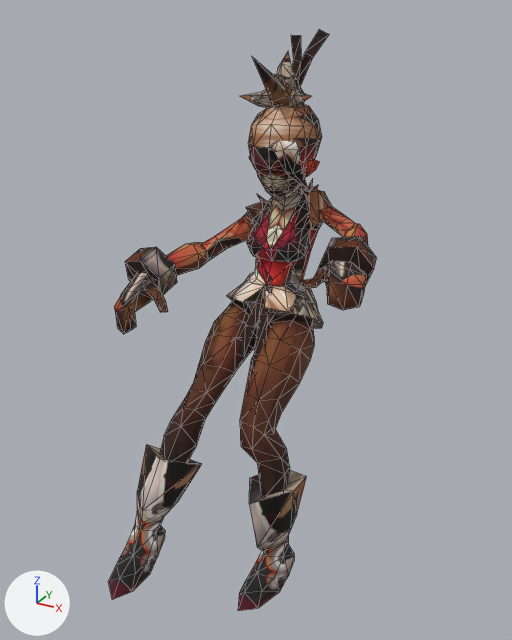
The OBJ model Resource/Player/Animation/Dead/Dead (3).obj, before and after one commit.
Camera for both pictures: a 50 mm camera at (97.5, -155.4, 214.0) aimed at (-1.1, 23.9, 124.4). Every picture has the same lights, and +X, +Y and +Z are marked at lower left. Mesh edges are drawn as thin lines. Where no turn or scale is listed for an object, it has been applied to the vertices. Vertices at the same position are counted once.

Names of what the first picture shows: 'Fighter_01'.
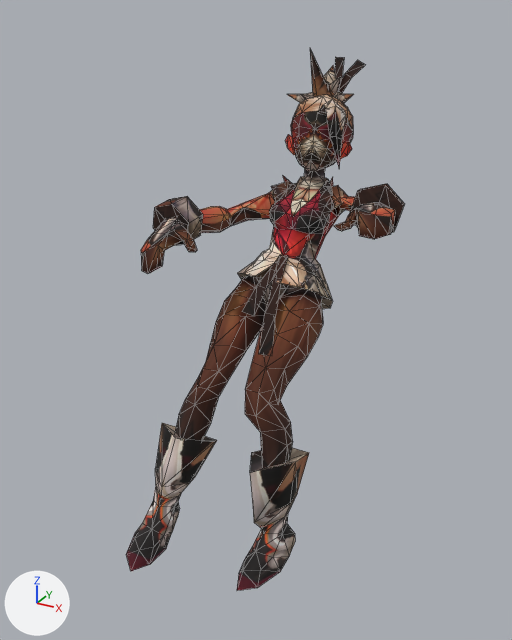
Changed parts and their boxes (x1, y1, x2, y2) in the pictures (512 x 640 px; the box of a moved part takes in the faces that stretch with it):
'Fighter_01', reshaped (7% shorter): before (109, 29, 376, 611); after (126, 49, 404, 590)
part 1 of me_fighter_01, moved or reshaped: before (300, 260, 366, 310); after (334, 202, 395, 239)
part 2 of me_fighter_01, moved or reshaped: before (125, 247, 177, 295); after (153, 196, 203, 245)
part 3 of me_fighter_01, moved or reshaped: before (114, 272, 168, 334); after (141, 218, 197, 274)
part 4 of me_fighter_01, moved or reshaped: before (305, 159, 320, 177); after (340, 142, 352, 159)
part 5 of me_fighter_01, moved or reshaped (not visible before): after (285, 134, 295, 155)
part 6 of me_fighter_01, moved or reshaped: before (298, 29, 329, 87); after (339, 60, 365, 94)
part 7 of me_fighter_01, moved or reshaped: before (291, 35, 301, 83); after (335, 57, 344, 88)
part 8 of me_fighter_01, moved or reshaped: before (286, 74, 297, 88); after (330, 76, 341, 93)
part 9 of me_fighter_01, moved or reshaped: before (254, 97, 273, 108); after (301, 94, 314, 99)
part 10 of me_fighter_01, moved or reshaped: before (269, 140, 308, 190); after (318, 100, 346, 167)
part 11 of me_fighter_01, moved or reshaped: before (238, 470, 307, 611); after (237, 448, 309, 590)
part 12 of me_fighter_01, moved or reshaped: before (109, 444, 202, 600); after (126, 423, 217, 571)
part 13 of me_fighter_01, moved or reshaped: before (238, 286, 264, 357); after (242, 256, 280, 316)
part 14 of me_fighter_01, rebuilt: before (160, 299, 314, 497); after (175, 275, 323, 468)
part 15 of me_fighter_01, added: after (200, 49, 355, 309)
part 16 of me_fighter_01, deleted (brown): before (318, 236, 376, 285)
part 17 of me_fighter_01, cut back: before (166, 52, 368, 382); after (259, 184, 404, 355)

Edits to the bpy script that builds the scene:
```text
Change me_fighter_01:
    remove me_fighter_01.from_pydata(...)  # 720 vertices, 1274 faces; spans x -33.0..40.0, y -41.0..57.0, z 44.0..208.0
    add me_fighter_01.from_pydata(...)  # 720 vertices, 1274 faces; spans x -32.0..41.0, y -33.0..97.0, z 53.0..203.0
    me_fighter_01 part 1: the loose piece of 39 vertices spanning x 23.0..40.0, y 0.0..20.0, z 144.0..152.0 is multiplied about its middle by the matrix ((0.956, 0.058, -0.205), (-0.043, 0.975, 0.074), (0.208, -0.064, 0.954)), then moved by (1.0, 17.0, 13.0)
    me_fighter_01 part 2: the loose piece of 12 vertices spanning x -33.0..-17.0, y -3.0..9.0, z 135.0..151.0 is multiplied about its middle by the matrix ((0.997, -0.068, 0.035), (0.059, 0.976, 0.207), (-0.049, -0.205, 0.978)), then moved by (0.0, 14.0, 12.0)
    me_fighter_01 part 3: the loose piece of 39 vertices spanning x -31.0..-12.0, y -12.0..5.0, z 128.0..145.0 is multiplied about its middle by the matrix ((0.996, -0.083, -0.024), (0.086, 0.972, 0.219), (0.006, -0.221, 0.975)), then moved by (1.0, 13.0, 13.0)
    me_fighter_01 part 4: the loose piece of 7 vertices spanning x 8.0..12.0, y 35.0..40.0, z 168.0..174.0 is multiplied about its middle by the matrix ((0.992, -0.118, -0.05), (0.126, 0.824, 0.553), (-0.024, -0.555, 0.832)), then moved by (0.0, 26.0, 1.0)
    me_fighter_01 part 5: the loose piece of 7 vertices spanning x -10.0..-5.0, y 33.0..37.0, z 167.0..173.0 is multiplied about its middle by the matrix ((0.992, -0.118, -0.05), (0.126, 0.824, 0.553), (-0.024, -0.555, 0.832)), then moved by (0.0, 24.0, 3.0)
    me_fighter_01 part 6: the loose piece of 6 vertices spanning x 0.0..6.0, y 46.0..57.0, z 192.0..208.0 is scaled about its middle by (0.92, 1.4, 0.719), then moved by (-2.0, 38.0, -9.0)
    me_fighter_01 part 7: the loose piece of 6 vertices spanning x -3.0..1.0, y 45.0..49.0, z 190.0..207.0 is multiplied about its middle by the matrix ((0.999, -0.04, -0.004), (0.039, 0.945, 0.325), (-0.01, -0.325, 0.946)), then moved by (-2.0, 37.0, -7.0)
    me_fighter_01 part 8: the loose piece of 5 vertices spanning x 0.0..5.0, y 35.0..42.0, z 193.0..197.0 is multiplied about its middle by the matrix ((0.999, -0.04, -0.004), (0.039, 0.945, 0.325), (-0.01, -0.325, 0.946)), then moved by (-2.0, 37.0, -4.0)
    me_fighter_01 part 9: the loose piece of 5 vertices spanning x -6.0..-1.0, y 31.0..38.0, z 186.0..191.0 is multiplied about its middle by the matrix ((0.999, -0.04, -0.004), (0.039, 0.945, 0.325), (-0.01, -0.325, 0.946)), then moved by (-2.0, 34.0, -3.0)
    me_fighter_01 part 10: the loose piece of 12 vertices spanning x 2.0..11.0, y 22.0..37.0, z 164.0..181.0 is multiplied about its middle by the matrix ((0.992, -0.118, -0.05), (0.126, 0.824, 0.553), (-0.024, -0.555, 0.832)), then moved by (1.0, 28.0, 5.0)
    me_fighter_01 part 11: the loose piece of 38 vertices spanning x 6.0..23.0, y -14.0..17.0, z 44.0..82.0 is multiplied about its middle by the matrix ((0.999, 0.033, -0.039), (-0.03, 0.997, 0.077), (0.042, -0.075, 0.996)), then moved by (0.0, 0.0, 9.0)
    me_fighter_01 part 12: the loose piece of 38 vertices spanning x -20.0..-2.0, y -41.0..0.0, z 61.0..96.0 is scaled about its middle by (1.01, 0.999, 1.01), then moved by (0.0, 9.0, 3.0)
    me_fighter_01 part 13: the loose piece of 8 vertices spanning x -4.0..3.0, y 14.0..27.0, z 116.0..136.0 is scaled about its middle by (0.939, 1.39, 0.727), then moved by (1.0, 7.0, 10.0)
    me_fighter_01 part 14: the loose piece of 124 vertices spanning x -16.0..19.0, y -16.0..42.0, z 76.0..136.0 is rebuilt with 124 vertices and now spans x -16.0..19.0, y -7.0..49.0, z 85.0..141.0
    me_fighter_01 part 15: a new loose piece of 345 vertices spanning x -27.0..34.0, y 19.0..82.0, z 119.0..203.0, in mat_material__25 (picture img_texture_png)
    me_fighter_01 part 16: the loose piece of 12 vertices spanning x 22.0..38.0, y 14.0..25.0, z 142.0..157.0 is deleted
    me_fighter_01 part 17: 1 vertex moved within x 29.0, y 38.0, z 153.0; 352 vertices removed from x -27.0..33.0, y 4.0..53.0, z 107.0..203.0; 19 vertices added at x 1.0..40.0, y 14.0..42.0, z 118.0..169.0
```
